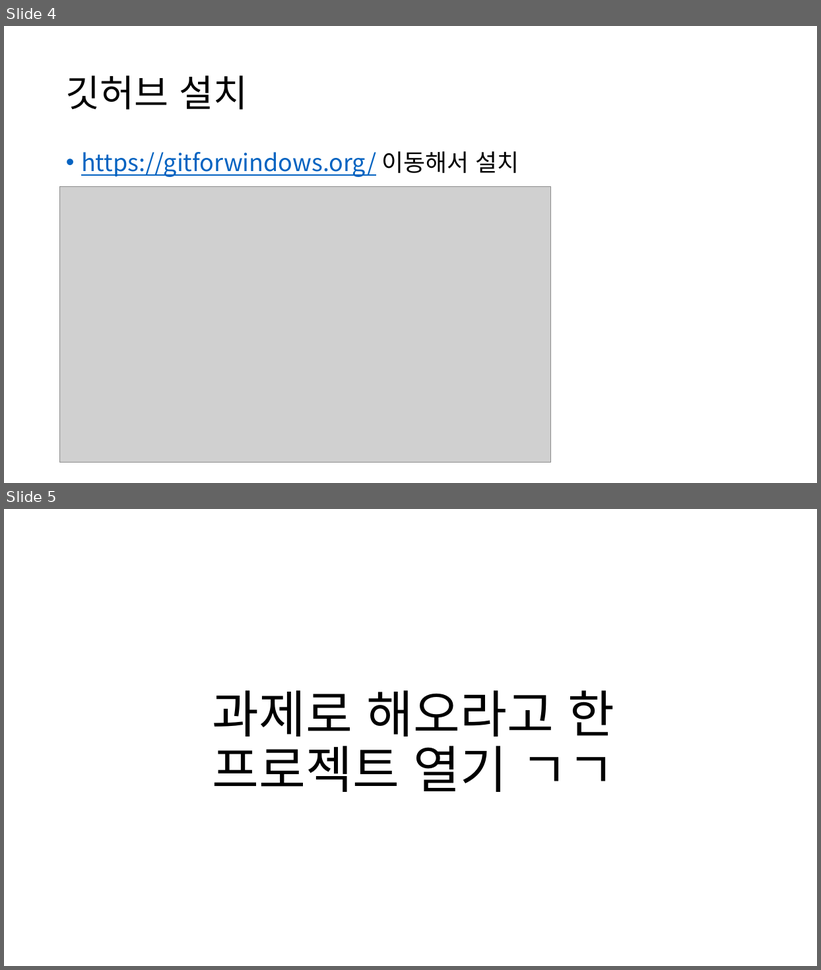
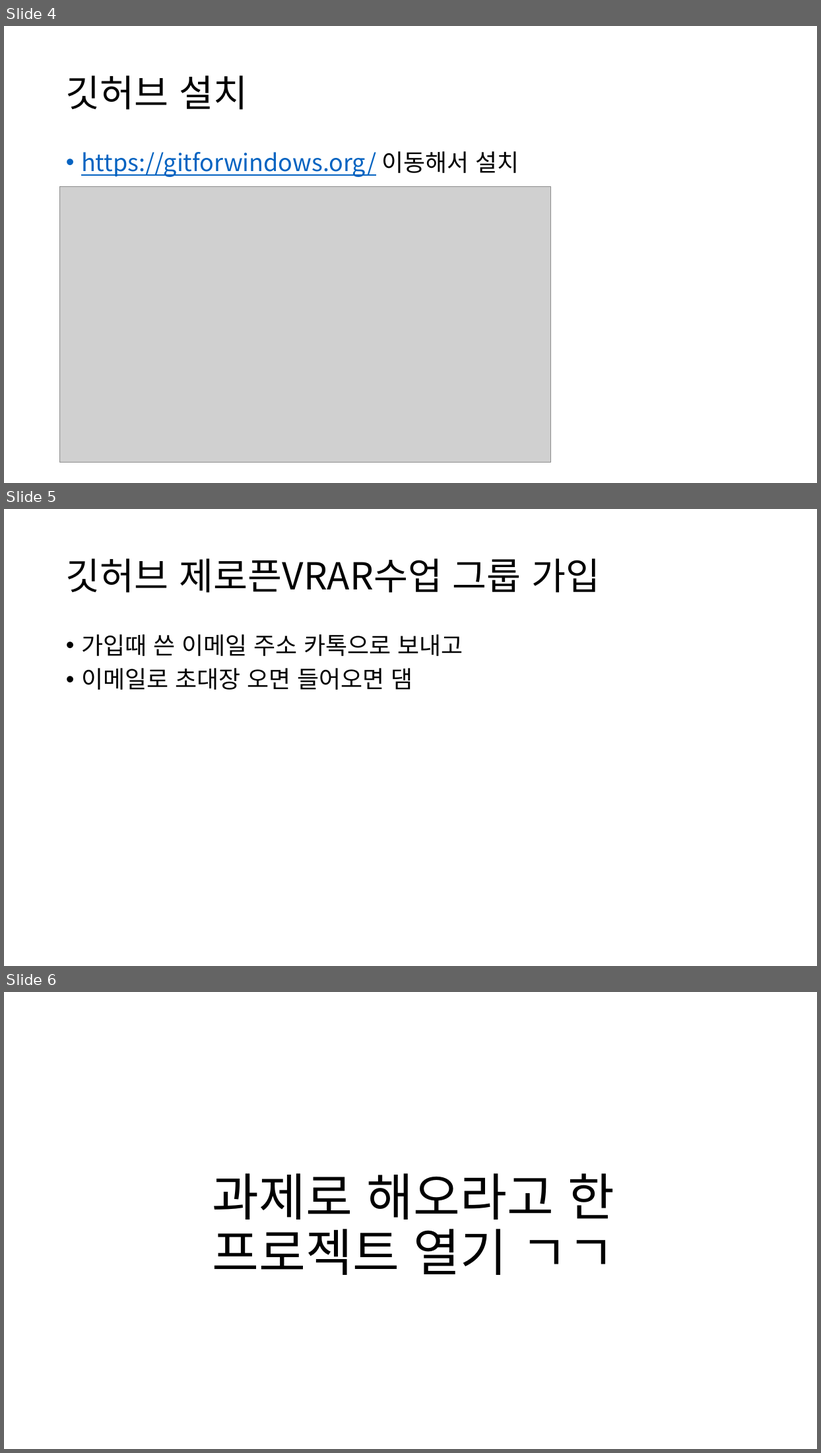
Before and after one commit to Zer0penVRAR/2018VRClass, a slide deck: Class/VR수업2차_GVR.pptx. Shown one above the other, each under a label of ours: slides 4 and 5 before the commit, slides 4, 5 and 6 after it. The pictures are 821x970 and 821x1453 pixels, drawn with LibreOffice and Linux fonts; fonts in the diff are those of the drawing; grey boxes stand for pictures. Boxes give left, top, right and bottom in pixels: in the first picture for what was removed or moved away, otherwise in the second. Text is boxed around its words. In the diff, an @@ line names an element or a change of style, - is before the commit and + after.

Commit message:
VR수업 2차

```diff
--- a/Class/VR수업2차_GVR.pptx
+++ b/Class/VR수업2차_GVR.pptx
@@ slide 5 added at [4,509,817,966], background #FFFFFF @@
@@ title added at [66,559,601,593], 44 pt, text #000000 @@
+깃허브 제로픈VRAR수업 그룹 가입
@@ text added at [81,634,463,690], 28 pt, text #000000 @@
+• 가입때 쓴 이메일 주소 카톡으로 보내고
+• 이메일로 초대장 오면 들어오면 댐
@@ what was slide 5 is now slide 6 @@
```
Also in this commit, not shown: 1 slide changed, 4 other slides added.
